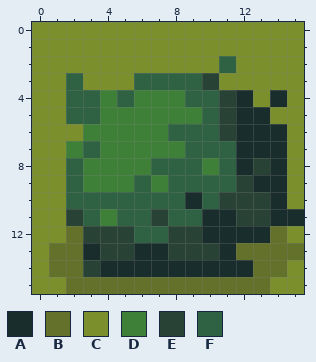
A pixel-art sprite gets an edit: src/main/resources/textures/bush2.png. Above: the version before the commit.
The file is 16x16 pixels.
Palette (. is transparent): A #1a2d2d  B #63712b  C #7b8f2d  D #3e8037  E #284336  F #2f6243
Pixels before, first column x 0:
 0 CCCCCCCCCCCCCCCC
 1 CCCCCCCCCCCCCCCC
 2 CCCCCCCCCCCFCCCC
 3 CCFCCCFFFFECCCCC
 4 CCFFDFDDDFFEACAC
 5 CCFFDDDDDDFEAACC
 6 CCCDDDDDFFFEAAAC
 7 CCDFDDDDDFFFAAAC
 8 CCFDDDDFFFDFAEAC
 9 CCFDDDFDFFFFEAAC
10 CCFFFFFFFAFEEEAC
11 CCEFDFFEFFAAEEAA
12 CCBEEEFFEEAAAABC
13 CBBAEEAAEEEABBBB
14 CBBEAAAAAAAAABBC
15 CCBBBBBBBBBBBBCC
And afterwards:
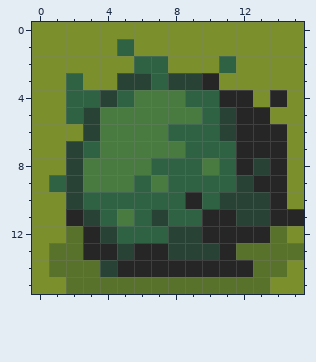
What changed:
colour A: #1a2d2d -> #252625
colour B: #63712b -> #58712b
colour D: #3e8037 -> #497a40
Changed rows in their new state; - is a pixel that keeps its letter.
first column x 1:
 1 ----F------
 2 -----FF----
 3 ----EE-EEA-
 4 ---E------A
 5 --E--------
 6 --E--------
 7 -E---------
 8 -E---------
 9 FE---------
10 -E---------
11 -AEFD------
12 --A-F------
13 ---A-------
14 --BE-------
Boxes around the changes in both pictures, in picture pixels (x1, y1, x2, y2):
changed: (49, 39, 304, 294)
